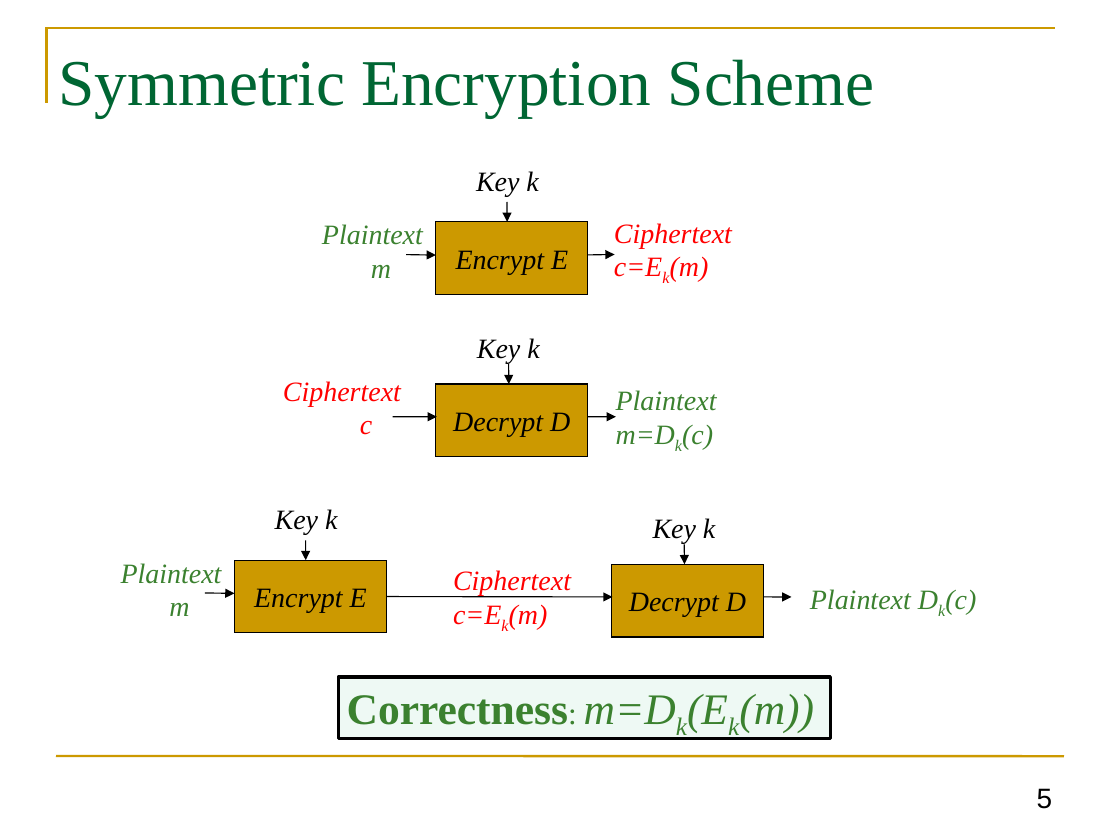
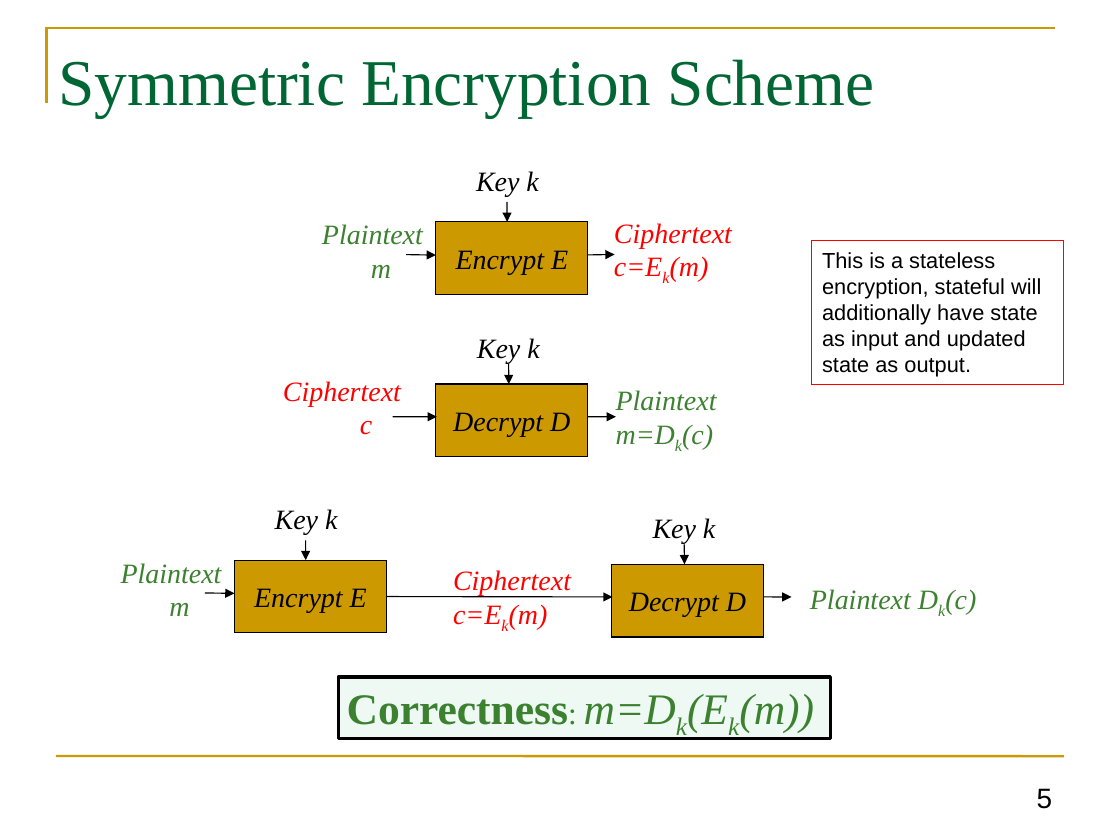
Before and after one commit to GhadaAlmashaqbeh/GhadaAlmashaqbeh.github.io, a slide deck: slide 5 of courses/cse3400-f2024/lecture2.pptx. Drawn at 1120x840 pixels with LibreOffice and Linux fonts; fonts in the diff are those of the drawing. Boxes give left, top, right and bottom in pixels: in the first picture for what was removed or moved away, otherwise in the second. Text is boxed around its words. In the diff, an @@ line names an element or a change of style, - is before the commit and + after.

```diff
--- a/courses/cse3400-f2024/lecture2.pptx
+++ b/courses/cse3400-f2024/lecture2.pptx
@@ rectangle added at (x1=811, y1=241, x2=1063, y2=384), outline #FF0000 0.75 pt, 14 pt, text #000000 @@
+This is a stateless encryption, stateful will additionally have state as input and updated state as output.
```
Also in this commit, not shown: 7 other slides changed, 5 other files.
